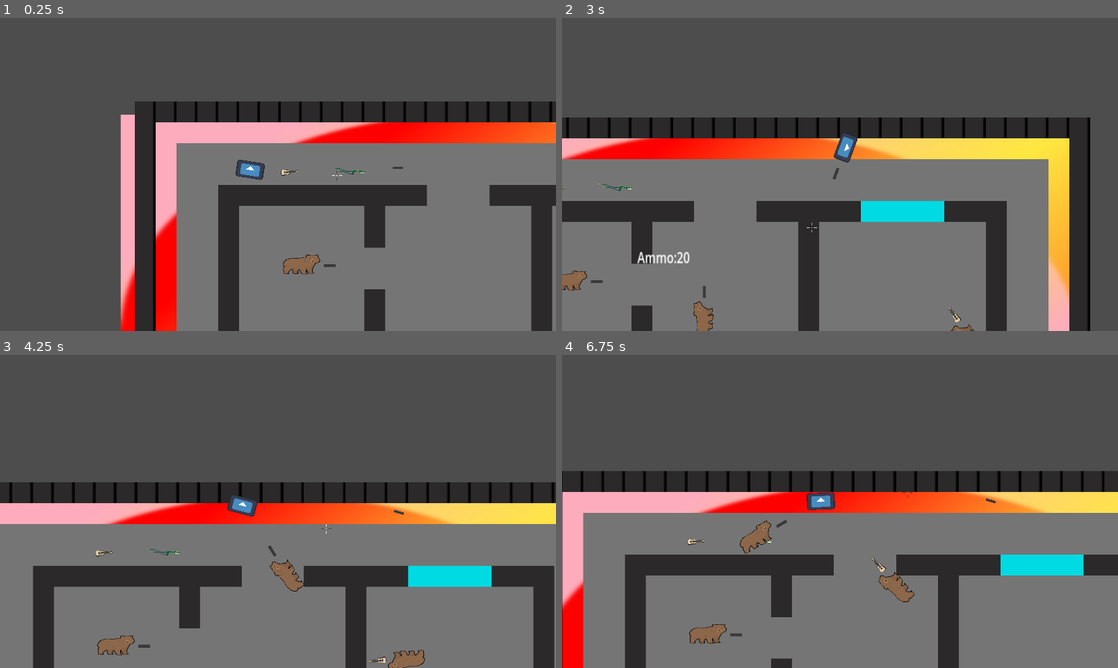
Above: before the commit, frames 1-4 (two rows, left to right).
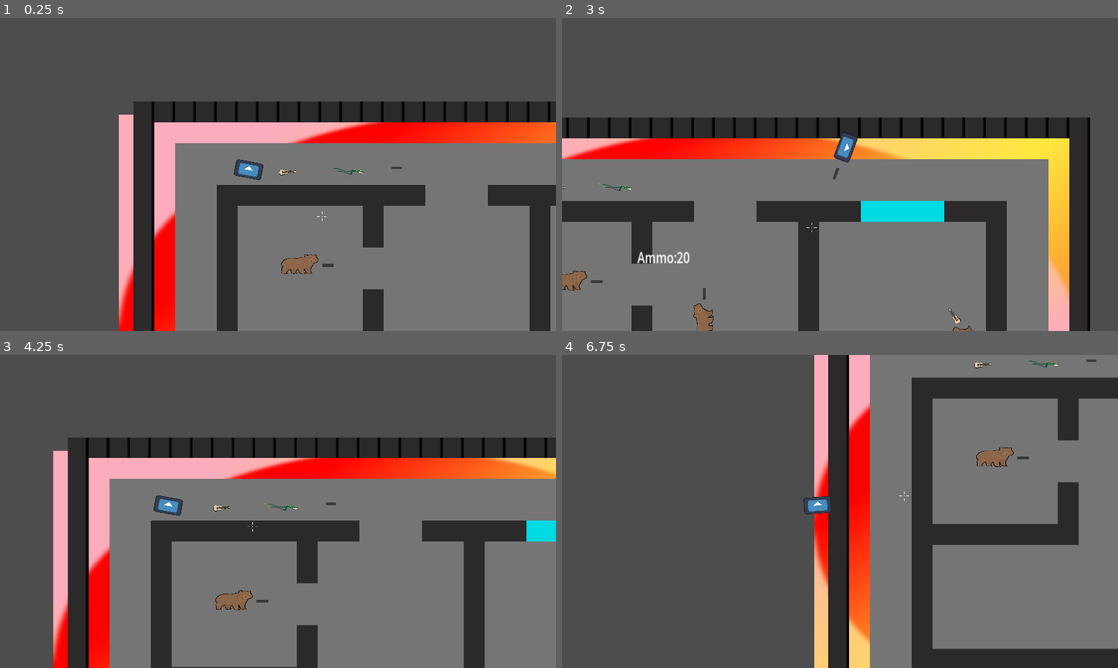
Above: after the commit, the same moments.

Repository: jceja3936/Speedial-Phoenix
Game: Godot game, scene res://scenes/loading_screen.tscn
Two runs of this game, one before a commit and one after it. Both use one fixed random seed, a clock stepped at 60 frames per second and the inputs below. Before the commit the project starts from res://scenes/Lvl1.tscn. The engine's default icon, where the game draws it, is replaced by a stand-in: a white triangle on a blue panel in a dark square.
Inputs (mouse positions are in pixels of both pictures, inside the frame that each line leads up to):
- Up to frame 1 (0.25 s): no input
- Up to frame 2 (3 s): move the mouse to (962, 158) at 0.52 s; hold Right (Right) 0.53-1.28 s; tap Shift (Drop) at 0.6 s; move the mouse to (728, 190) at 1.27 s; hold S (Down) 1.28-2.03 s; tap F (Pick up) at 1.35 s; move the mouse to (895, 105) at 2.02 s; hold Right (Right) 2.03-2.78 s; hold Right mouse button (extendCam) 2.03-2.78 s; move the mouse to (812, 237) at 2.77 s; hold W (Up) from 2.78 s (still down); click (812, 237) at 2.85 s
- Up to frame 3 (4.25 s): move the mouse to (444, 558) at 3.52 s; release W (Up) at 3.53 s; hold Left (Left) from 3.53 s (still down); tap Shift (Drop) at 3.6 s; tap Space (Respawn) at 4.15 s
- Up to frame 4 (6.75 s): move the mouse to (673, 464) at 4.27 s; tap F (Pick up) at 4.35 s; move the mouse to (867, 511) at 5.02 s; release Left (Left) at 5.03 s; hold S (Down) 5.03-5.78 s; hold Right mouse button (extendCam) 5.03-5.78 s; move the mouse to (756, 433) at 5.77 s; hold Right (Right) 5.78-6.53 s; click (756, 433) at 5.85 s; move the mouse to (962, 495) at 6.52 s; hold W (Up) from 6.53 s (still down); tap Shift (Drop) at 6.6 s

The runs differ from the first frame. In frame 1, 2.7% of the frame differs, in the area x 21-100%, y 26-100%; in frame 2, 0.2%; in frame 3, 49%; in frame 4, 69%, in the area x 0-100%, y 0-100%.

Commit message:
Loading Screen!
The game is now aware of what it's loading in the background, and has a loading screen that will put take over until all assets have been loaded properly.

Diff:
--- /dev/null
+++ b/speedialChicago/loading_screen.gd
@@ -0,0 +1,18 @@
+extends Control
+
+var next_scene = "res://scenes/lv_2.tscn"
+
+# Called when the node enters the scene tree for the first time.
+func _ready() -> void:
+	ResourceLoader.load_threaded_request(Manager.next_scene)
+
+
+# Called every frame. 'delta' is the elapsed time since the previous frame.
+func _process(_delta: float) -> void:
+	var progress = []
+	ResourceLoader.load_threaded_get_status(Manager.next_scene, progress)
+	$percent.text = str(progress[0] * 100) + "%"
+
+	if progress[0] == 1:
+		var packed_scene = ResourceLoader.load_threaded_get(Manager.next_scene)
+		get_tree().change_scene_to_packed(packed_scene)
--- a/speedialChicago/manager.gd
+++ b/speedialChicago/manager.gd
@@ -3,6 +3,9 @@
 var pistol: PackedScene = load("res://scenes/pistol.tscn")
 var rifle: PackedScene = load("res://scenes/rifle.tscn")
 var shotgun: PackedScene = load("res://scenes/shotgun.tscn")
+
+var next_scene: String = "res://scenes/Lvl1.tscn"
+var loadingScreen = preload("res://scenes/loading_screen.tscn")
 
 var enemyAmount = 0
 
--- a/speedialChicago/pathfinding.gd
+++ /dev/null
@@ -1,46 +0,0 @@
-extends Node2D
-
-var player
-var enemy
-
-@export var A: Node2D
-@export var B: Node2D
-@export var C: Node2D
-@export var D: Node2D
-
-var navArray = []
-var degree = 0
-var closestNode
-
-func _ready() -> void:
-	player = get_node("/root/Level/Player")
-	if A:
-		navArray.append(A)
-	if B:
-		navArray.append(B)
-	if C:
-		navArray.append(C)
-	if D:
-		navArray.append(D)
-	degree = navArray.size()
-
-
-func findClosestToMe(obj: Vector2) -> Node2D:
-	if self.name != "WalkWay":
-		return
-
-	var d2Obj = 20000
-
-	for node in get_node("/root/Level/Walk").get_children():
-			if node.position.distance_to(obj) < d2Obj:
-				d2Obj = node.position.distance_to(obj)
-				closestNode = node
-	return closestNode
-
-func findNext(endPos: Vector2, visited: Array) -> Node2D:
-	var distanceToPlayer = 20000
-	for i in range(degree):
-		if navArray[i].position.distance_to(endPos) < distanceToPlayer and not visited.has(navArray[i]):
-			distanceToPlayer = navArray[i].position.distance_to(endPos)
-			closestNode = navArray[i]
-	return closestNode
--- a/speedialChicago/project.godot
+++ b/speedialChicago/project.godot
@@ -11,14 +11,13 @@
 [application]
 
 config/name="Speedial Phoenix"
-run/main_scene="uid://e64wgf8otggf"
+run/main_scene="uid://bfomt0a3m057p"
 config/features=PackedStringArray("4.4", "Forward Plus")
-config/icon="res://assets/icon.svg"
+config/icon="uid://i8kqk3lu2u5c"
 
 [autoload]
 
 Manager="*res://manager.gd"
-WalkWay="*res://pathfinding.gd"
 
 [display]
 
--- a/speedialChicago/scenes/Lvl1.tscn
+++ b/speedialChicago/scenes/Lvl1.tscn
@@ -110,7 +110,6 @@
 
 [node name="Player" parent="." node_paths=PackedStringArray("cam") instance=ExtResource("3_yiohx")]
 position = Vector2(-60, -215)
-health = 20000
 cam = NodePath("../Camera2D")
 
 [node name="Rifle" parent="." instance=ExtResource("4_mkjed")]
--- /dev/null
+++ b/speedialChicago/scenes/loading_screen.tscn
@@ -0,0 +1,26 @@
+[gd_scene load_steps=2 format=3 uid="uid://bfomt0a3m057p"]
+
+[ext_resource type="Script" uid="uid://d0215sh6xviag" path="res://loading_screen.gd" id="1_ep5rh"]
+
+[node name="Loading Screen" type="Control"]
+layout_mode = 3
+anchors_preset = 15
+anchor_right = 1.0
+anchor_bottom = 1.0
+grow_horizontal = 2
+grow_vertical = 2
+script = ExtResource("1_ep5rh")
+
+[node name="percent" type="TextEdit" parent="."]
+layout_mode = 1
+anchors_preset = 15
+anchor_right = 1.0
+anchor_bottom = 1.0
+offset_left = 898.0
+offset_top = 486.0
+offset_right = -906.0
+offset_bottom = -540.0
+grow_horizontal = 2
+grow_vertical = 2
+text = "Bruh
+"
Not shown, added: speedialChicago/loading_screen.gd.uid
Not shown, removed: speedialChicago/pathfinding.gd.uid
